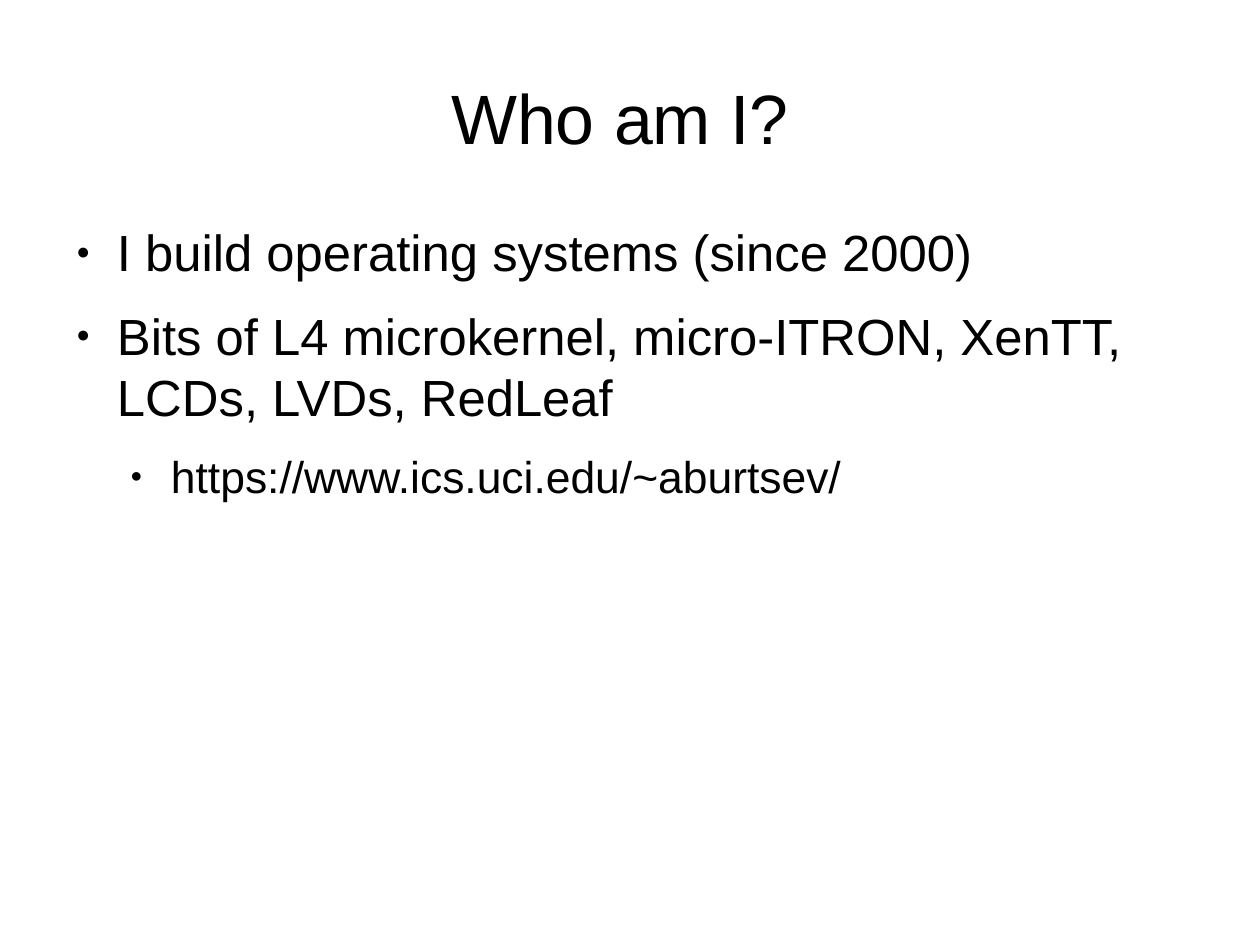
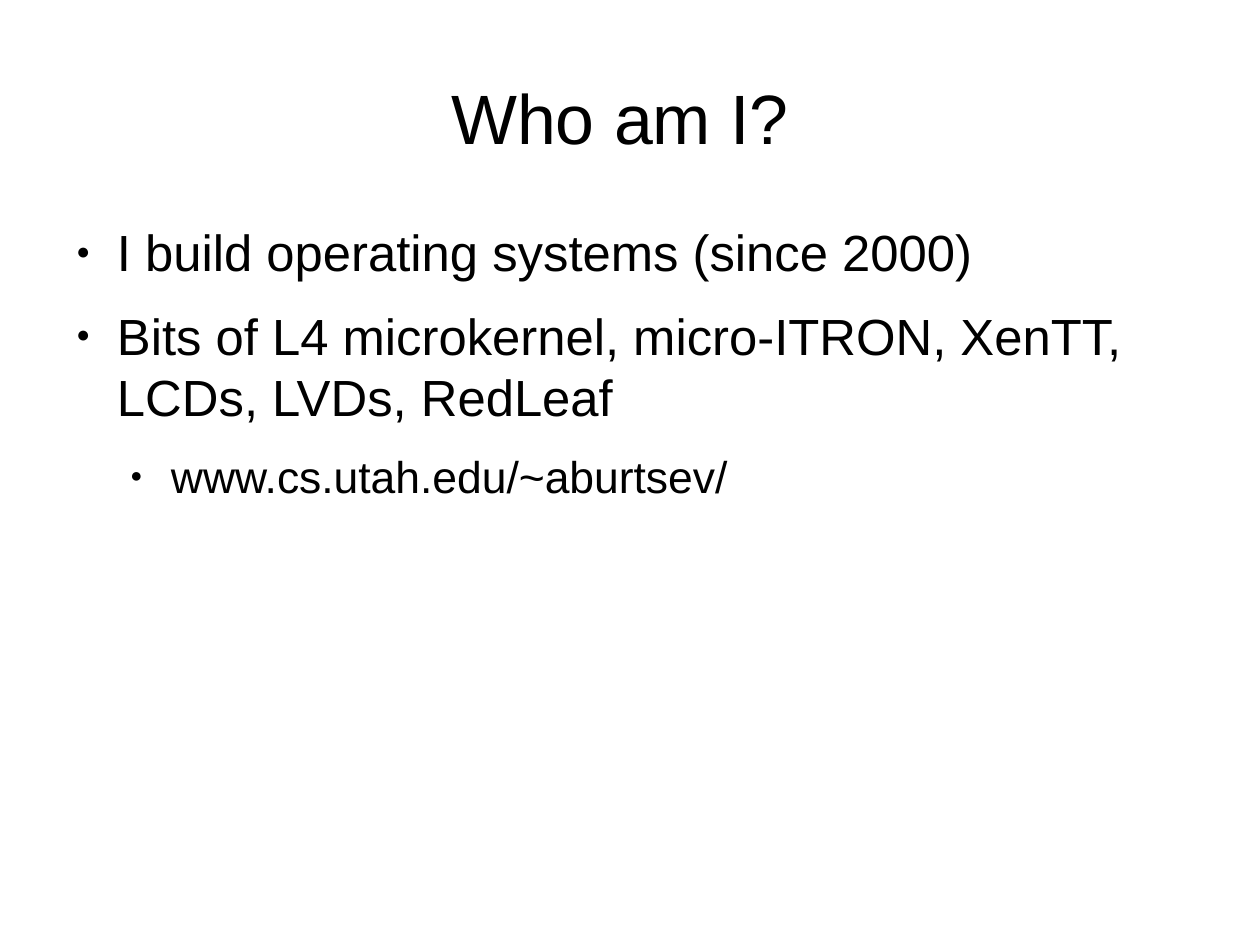
Before and after one commit to antonburtsev/cs5460, a slide deck: slide 2 of lectures/lecture00-logistics/lecture00-logistics.odp. Drawn at 1260x945 pixels with LibreOffice and Linux fonts; fonts in the diff are those of the drawing. Boxes give left, top, right and bottom in pixels: in the first picture for what was removed or moved away, otherwise in the second. Text is boxed around its words. In the diff, an @@ line names an element or a change of style, - is before the commit and + after.

```diff
--- a/lectures/lecture00-logistics/lecture00-logistics.odp
+++ b/lectures/lecture00-logistics/lecture00-logistics.odp
@@ text at [171,460,727,494]: text changed @@
-  ● https://www.ics.uci.edu/~aburtsev/
+  ● www.cs.utah.edu/~aburtsev/
```
Also in this commit, not shown: 3 other slides changed, 2 other files.
